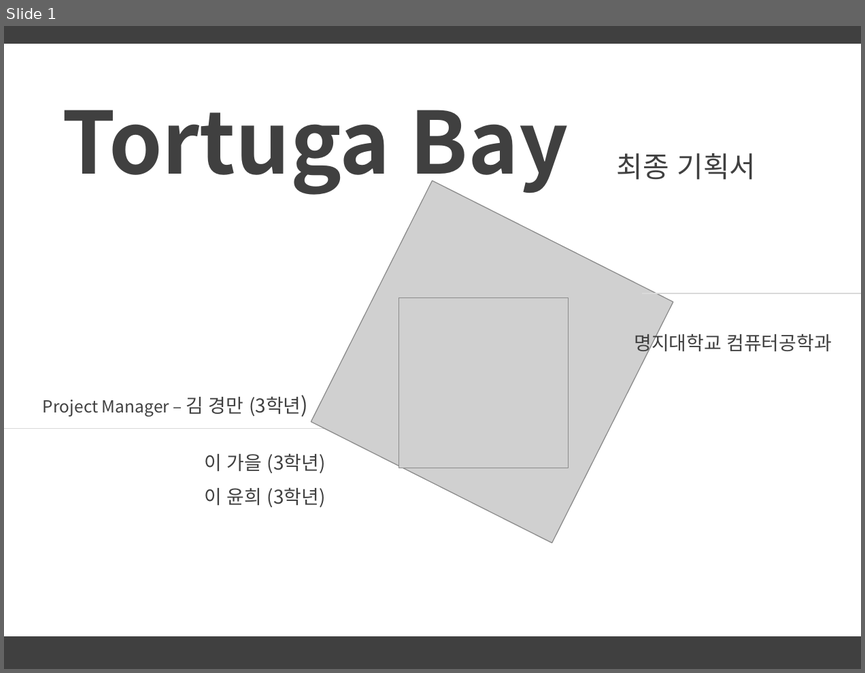
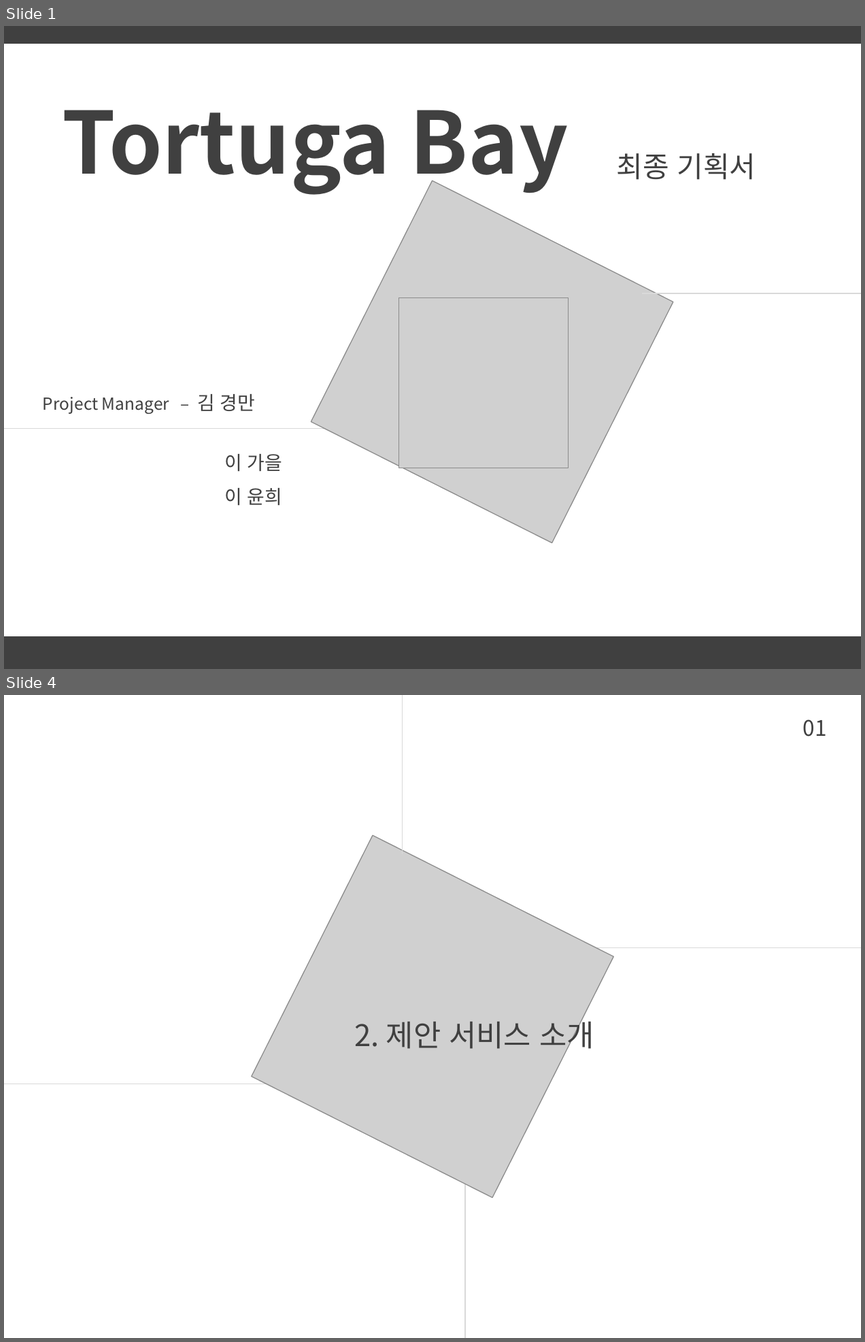
Before and after one commit to lge920904/planning_contest, a slide deck: tortuga bay 1.pptx. Shown one above the other, each under a label of ours: slide 1 before the commit, slides 1 and 4 after it; the slides between them are not shown. The pictures are 865x673 and 865x1342 pixels, drawn with LibreOffice and Linux fonts; fonts in the diff are those of the drawing; grey boxes stand for pictures; background and template pictures are left out. Boxes give left, top, right and bottom in pixels: in the first picture for what was removed or moved away, otherwise in the second. Text is boxed around its words. In the diff, an @@ line names an element or a change of style, - is before the commit and + after.

```diff
--- a/tortuga bay 1.pptx
+++ b/tortuga bay 1.pptx
@@ slide 4 added at bbox=[4, 695, 861, 1338], background picture (left out) @@
@@ group added at bbox=[4, 695, 861, 1338]: 4 lines, 2 texts, 1 picture @@
+2. 제안 서비스 소개
+01
@@ slide 1 changed as well @@
@@ text removed at bbox=[634, 331, 832, 355] @@
-명지대학교 컴퓨터공학과
@@ text at bbox=[43, 394, 255, 414]: text changed @@
-Project Manager – 김 경만 (3학년)
+Project Manager – 김 경만
@@ text at bbox=[224, 454, 282, 505]: text changed @@
-이 가을 (3학년)
-이 윤희 (3학년)
+이 가을
+이 윤희
```
Also in this commit, not shown: 4 other slides changed, 12 other slides added, 1 slide removed, 2 other files.
